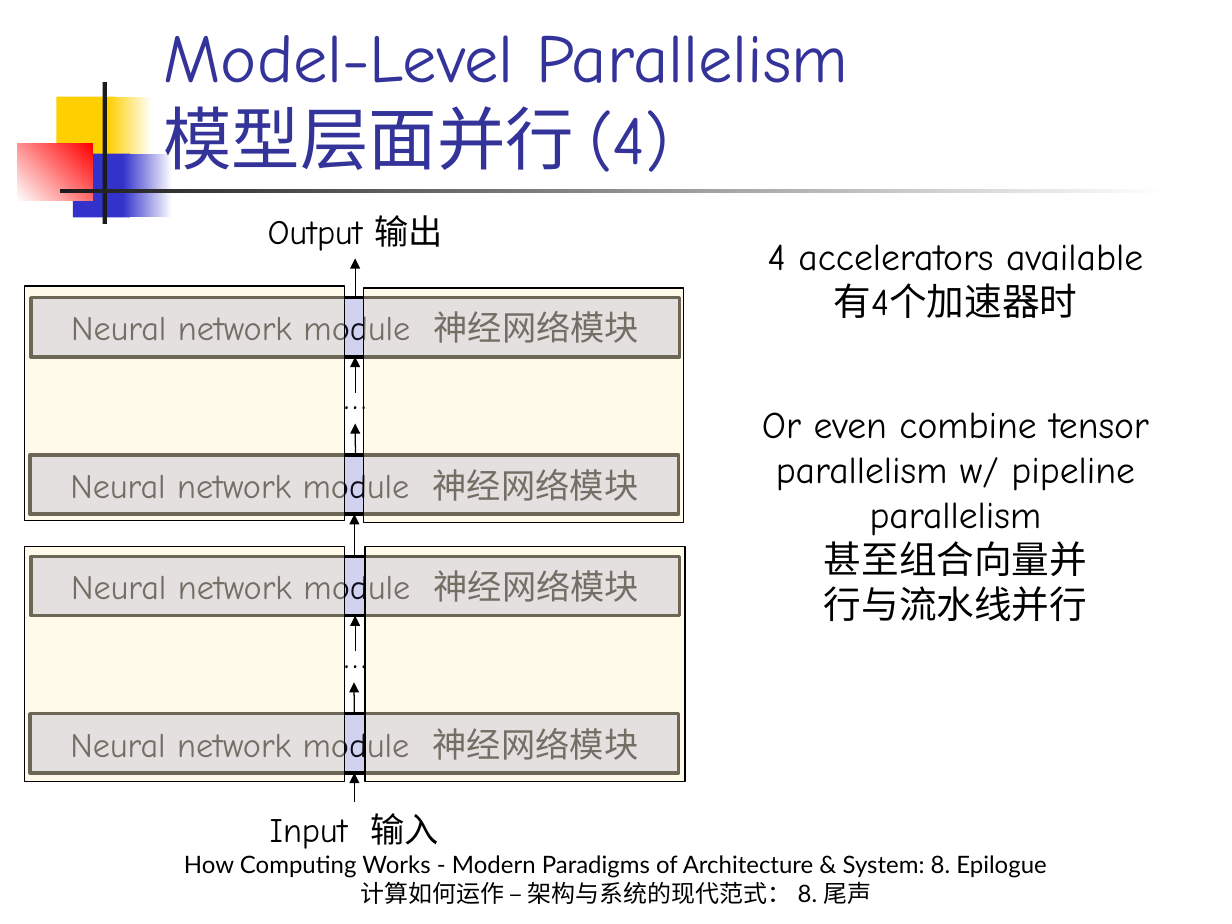
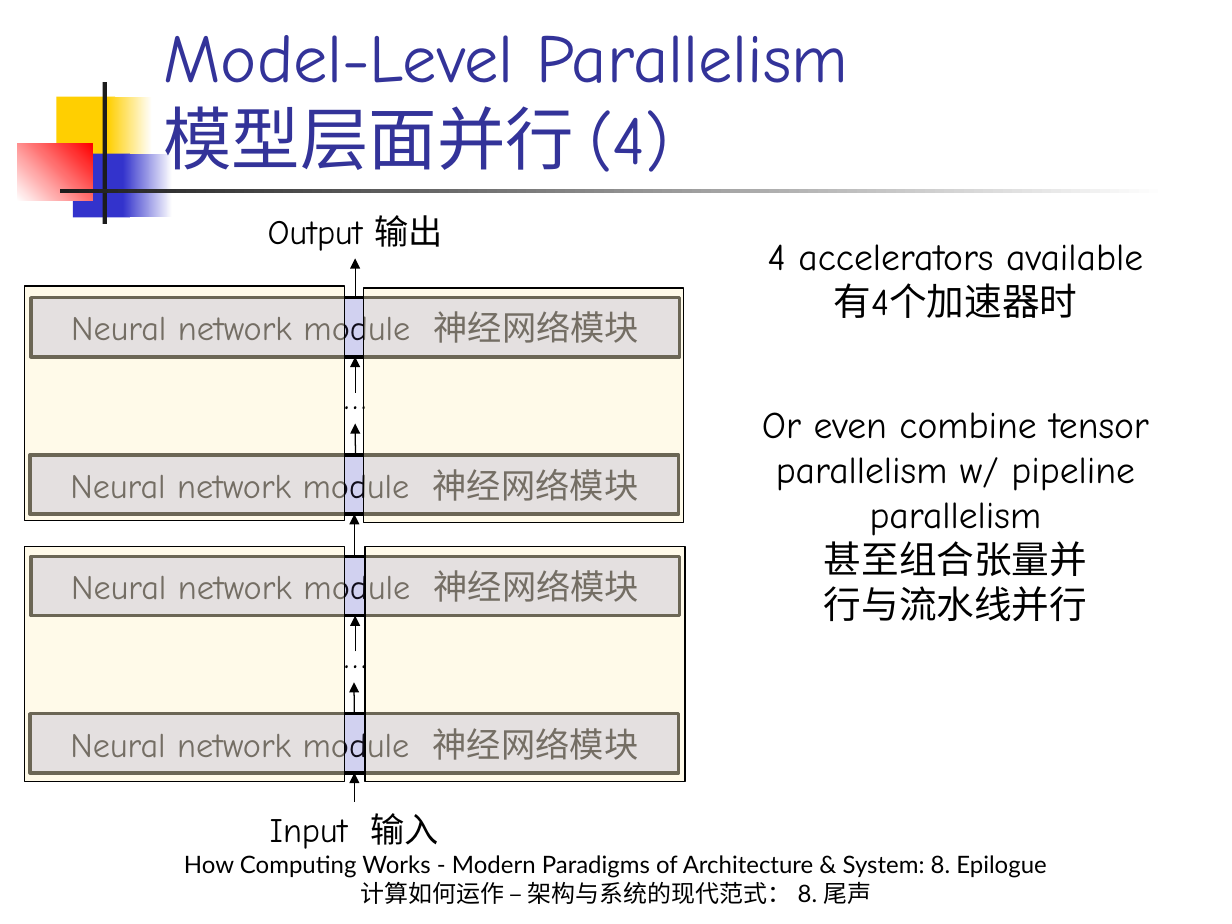
Before and after one commit to licongintel/courseMaterial, a slide deck: slide 30 of HCWMPA&S/Slides/8. Epilogue.pptx. Drawn at 1232x924 pixels with LibreOffice and Linux fonts; fonts in the diff are those of the drawing. Boxes give left, top, right and bottom in pixels: in the first picture for what was removed or moved away, otherwise in the second. Text is boxed around its words. In the diff, an @@ line names an element or a change of style, - is before the commit and + after.

Commit message:
Refine some wording in Sec. 8

```diff
--- a/HCWMPA&S/Slides/8. Epilogue.pptx
+++ b/HCWMPA&S/Slides/8. Epilogue.pptx
@@ text at (824, 535, 1087, 576): text changed @@
-甚至组合向量并
+甚至组合张量并
```
Also in this commit, not shown: 16 other slides changed.
